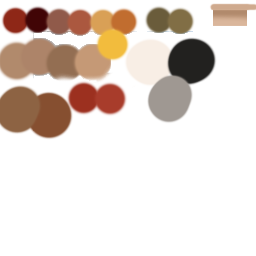
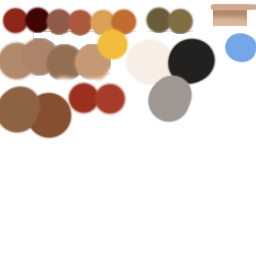
Layer changes from the first 256 × 256 image to the second:
painted on "Layer 1" over (224, 32, 256, 63)